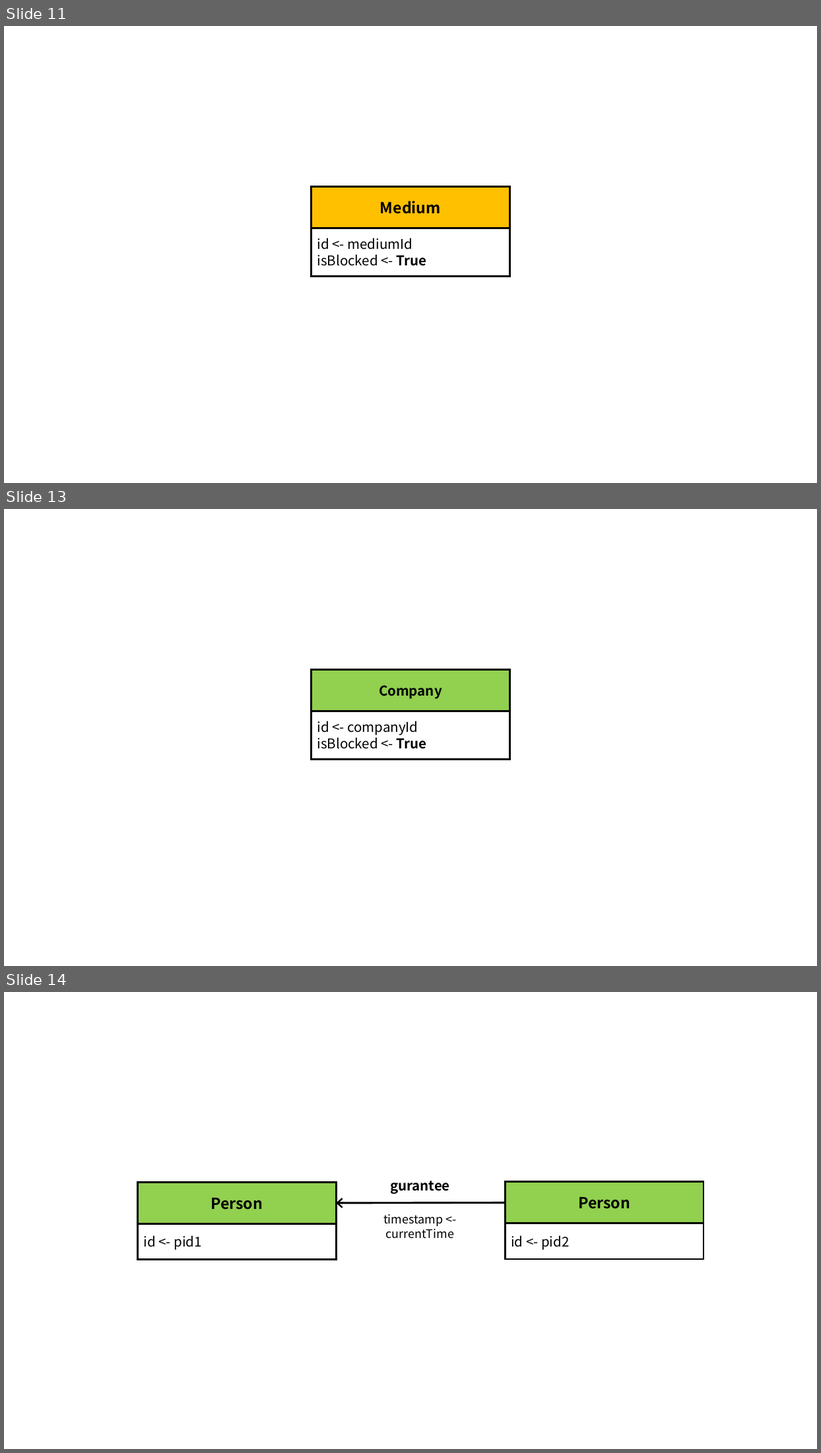
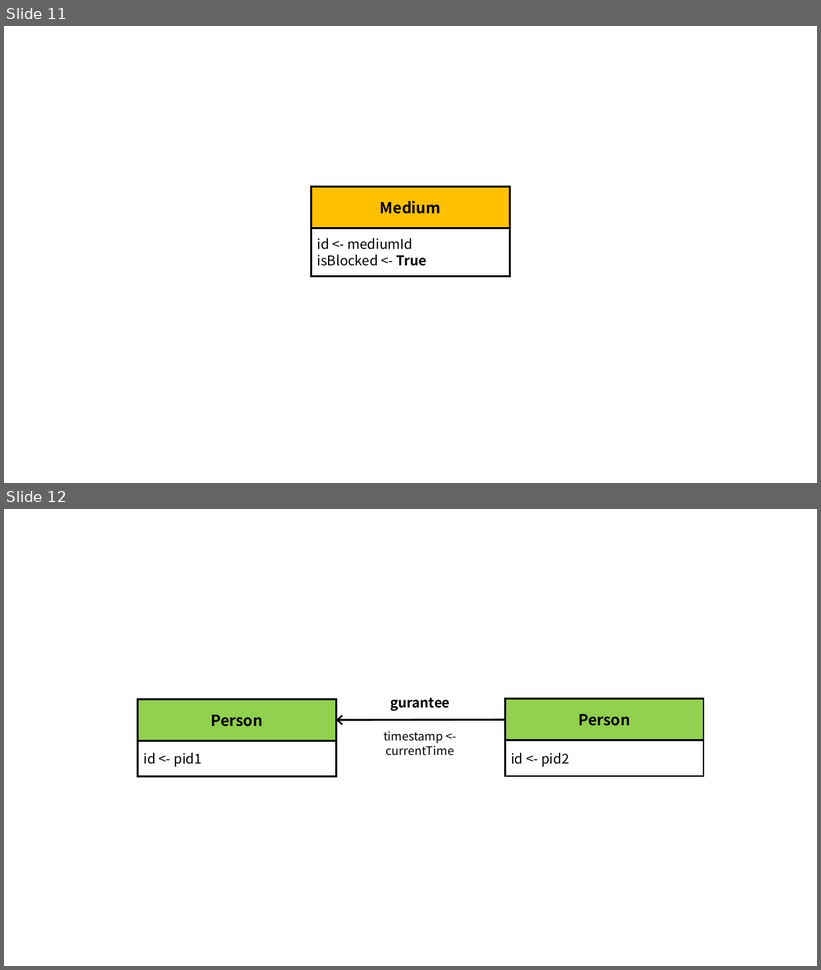
Before and after one commit to ldbc/ldbc_finbench_docs, a slide deck: patterns/transaction-write.pptx. Shown one above the other, each under a label of ours: slides 11, 13 and 14 before the commit, slides 11 and 12 after it; the slides between them are not shown. The pictures are 821x1453 and 821x970 pixels, drawn with LibreOffice and Linux fonts; fonts in the diff are those of the drawing. Boxes give left, top, right and bottom in pixels: in the first picture for what was removed or moved away, otherwise in the second. Text is boxed around its words. In the diff, an @@ line names an element or a change of style, - is before the commit and + after.

```diff
--- a/patterns/transaction-write.pptx
+++ b/patterns/transaction-write.pptx
@@ slide 13 removed at bbox=[4, 509, 817, 966], background #FFFFFF @@
@@ rectangle removed at bbox=[312, 670, 510, 712] @@
-Company
@@ rectangle removed at bbox=[312, 712, 510, 760] @@
-id <- companyId
-isBlocked <- True
@@ what was slide 14 is now slide 12 @@
```
Also in this commit, not shown: 2 slides added, 1 other slide removed, 8 other files.
